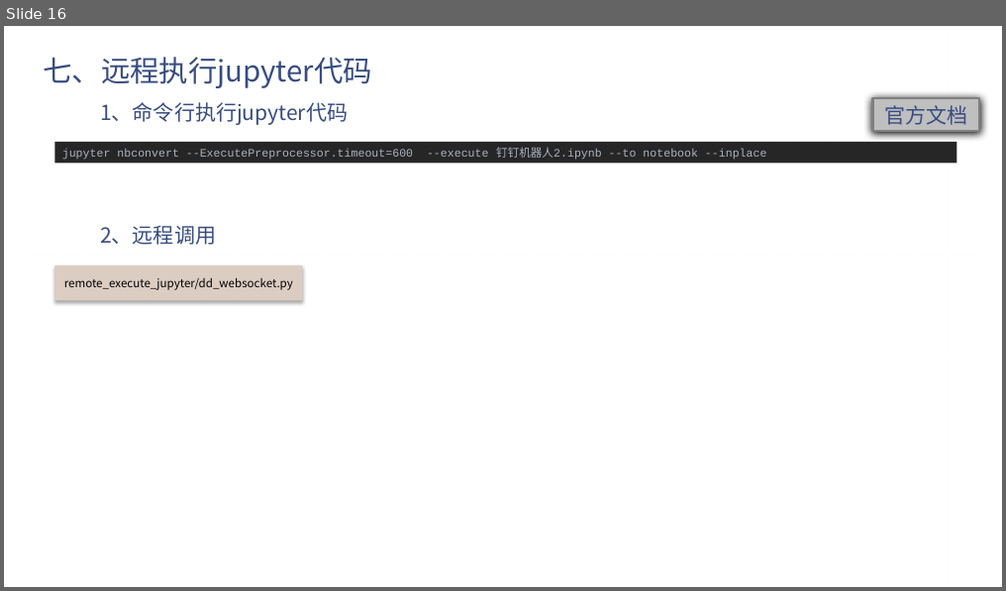
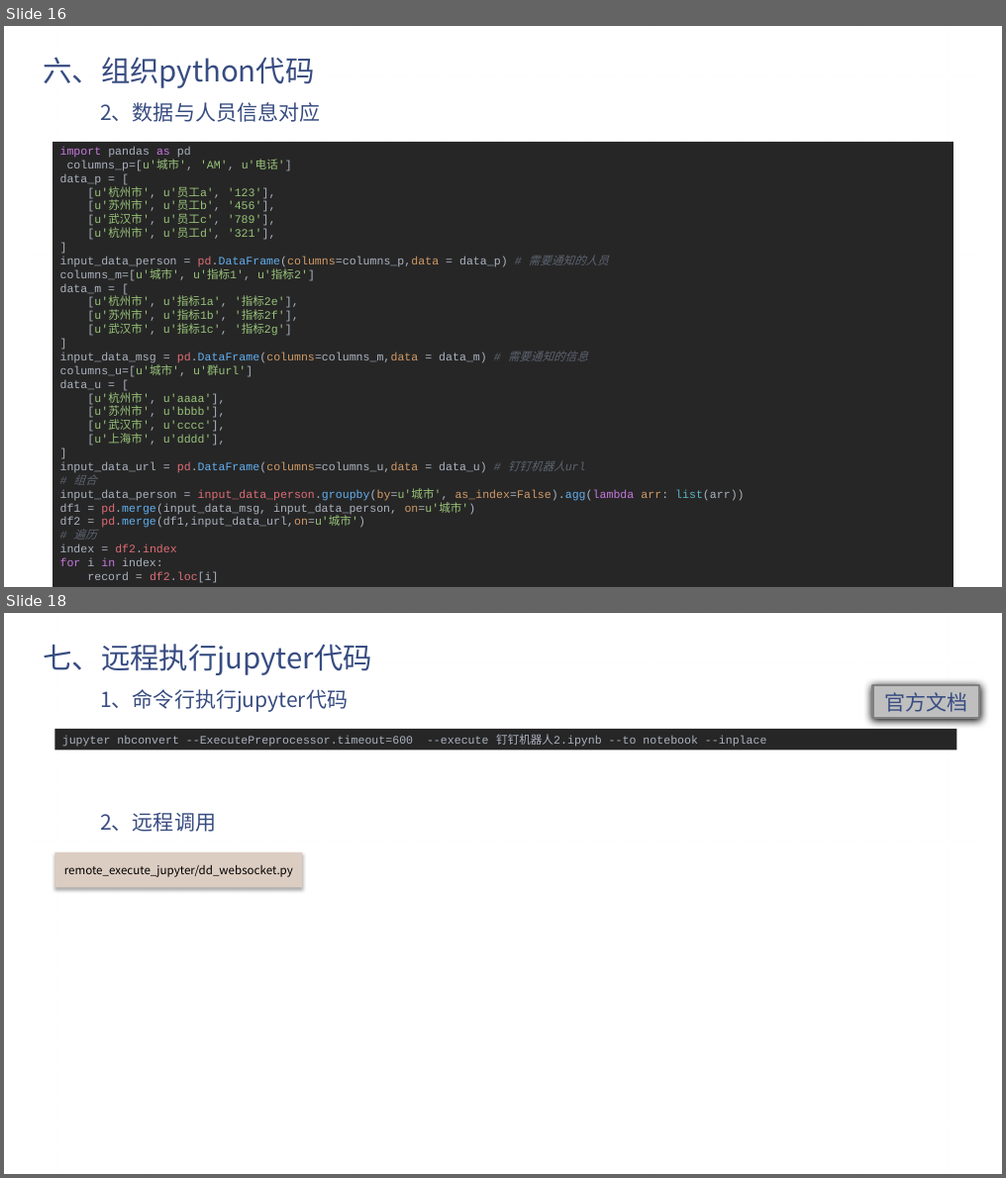
Before and after one commit to e271828182/dd_talk, a slide deck: 钉钉机器人.pptx. Shown one above the other, each under a label of ours: slide 16 before the commit, slides 16 and 18 after it; the slides between them are not shown. The pictures are 1006x591 and 1006x1178 pixels, drawn with LibreOffice and Linux fonts; fonts in the diff are those of the drawing; background and template pictures are left out. Boxes give left, top, right and bottom in pixels: in the first picture for what was removed or moved away, otherwise in the second. Text is boxed around its words. In the diff, an @@ line names an element or a change of style, - is before the commit and + after.

```diff
--- a/钉钉机器人.pptx
+++ b/钉钉机器人.pptx
@@ slide 16 added at (4, 26, 1002, 587), background picture (left out); not listed: 1 template element that a slide beside it also shows @@
@@ title added at (43, 57, 314, 88), 28 pt, text #374C81 @@
+六、组织python代码
@@ text added at (100, 102, 320, 122), 20 pt, text #374C81 @@
+2、数据与人员信息对应
@@ rectangle added at (53, 142, 953, 587), fill #262626, 11 pt, text #ABB2BF @@
+import pandas as pd
+columns_p=[u'城市', 'AM', u'电话']
+data_p = [
+[u'杭州市', u'员工a', '123'],
+[u'苏州市', u'员工b', '456'],
+[u'武汉市', u'员工c', '789'],
+[u'杭州市', u'员工d', '321'],
+]
+input_data_person = pd.DataFrame(columns=columns_p,data = data_p) # 需要通知的人员
+columns_m=[u'城市', u'指标1', u'指标2']
+data_m = [
+[u'杭州市', u'指标1a', '指标2e'],
+[u'苏州市', u'指标1b', '指标2f'],
+[u'武汉市', u'指标1c', '指标2g']
+]
+input_data_msg = pd.DataFrame(columns=columns_m,data = data_m) # 需要通知的信息
+columns_u=[u'城市', u'群url']
+data_u = [
+[u'杭州市', u'aaaa'],
+[u'苏州市', u'bbbb'],
+[u'武汉市', u'cccc'],
+[u'上海市', u'dddd'],
+]
+input_data_url = pd.DataFrame(columns=columns_u,data = data_u) # 钉钉机器人url
+# 组合
+input_data_person = input_data_person.groupby(by=u'城市', as_index=False).agg(lambda arr: list(arr))
+df1 = pd.merge(input_data_msg, input_data_person, on=u'城市')
+df2 = pd.merge(df1,input_data_url,on=u'城市')
+# 遍历
+index = df2.index
+for i in index:
+record = df2.loc[i]
@@ what was slide 16 is now slide 18 @@
```
Also in this commit, not shown: 2 slides changed, 1 other slide added.
